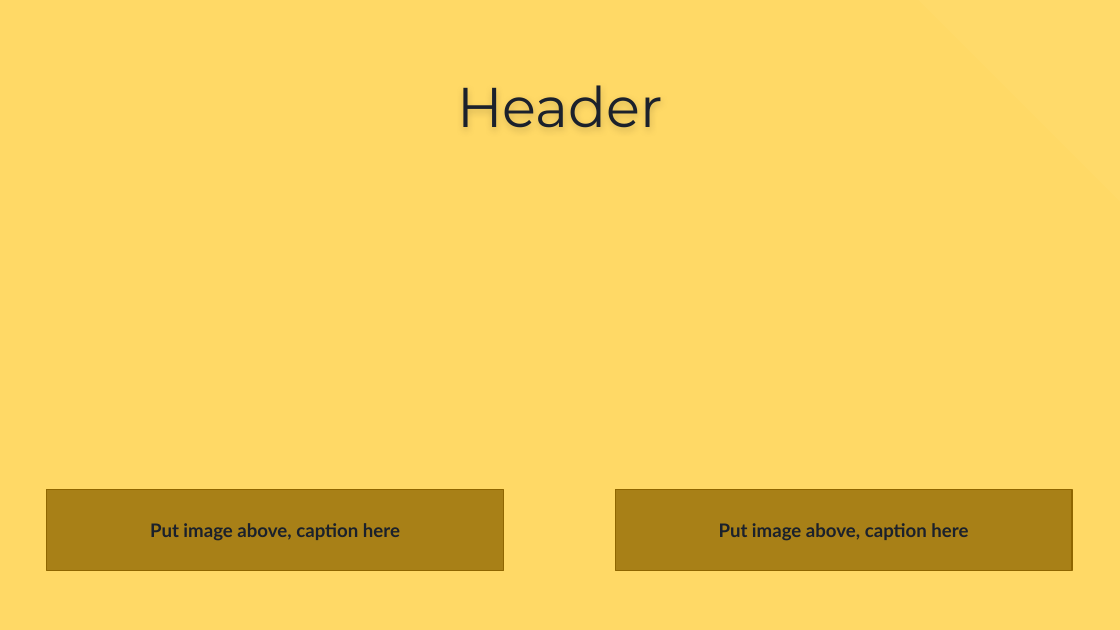
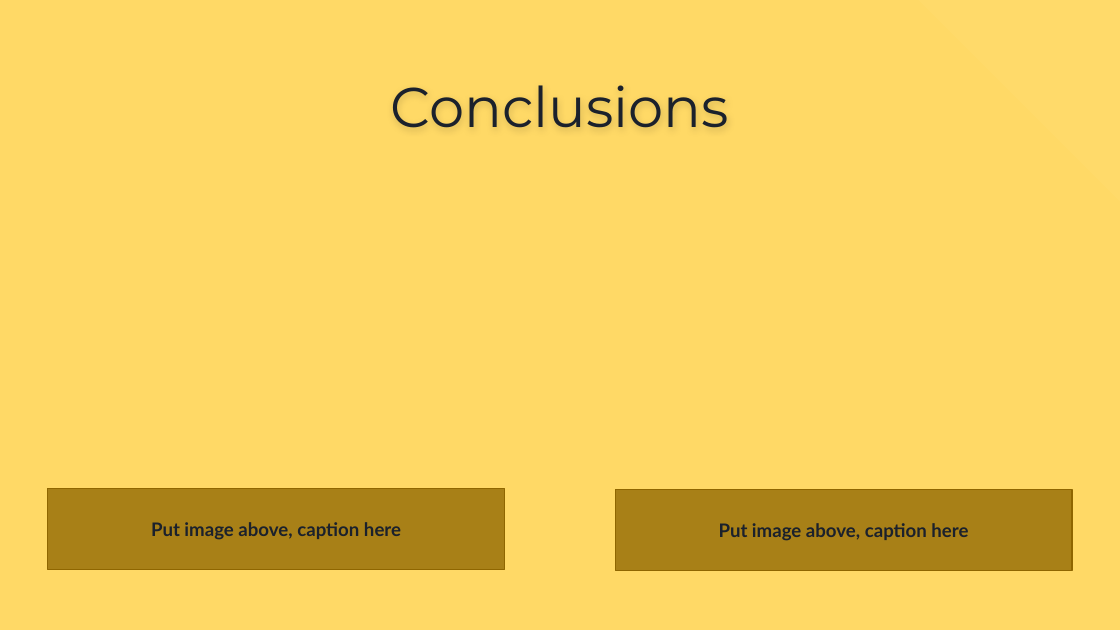
Before and after one commit to jamieah80/group-project-one, a slide deck: slide 12 of Group Project Presentation (1).pptx. Drawn at 1120x630 pixels with LibreOffice and Linux fonts; fonts in the diff are those of the drawing. Boxes give left, top, right and bottom in pixels: in the first picture for what was removed or moved away, otherwise in the second. Text is boxed around its words. In the diff, an @@ line names an element or a change of style, - is before the commit and + after.

```diff
--- a/Group Project Presentation (1).pptx
+++ b/Group Project Presentation (1).pptx
@@ title at (391, 85, 730, 128): text changed @@
-Header
+Conclusions
```
Also in this commit, not shown: 3 slides added, 3 slides removed.
